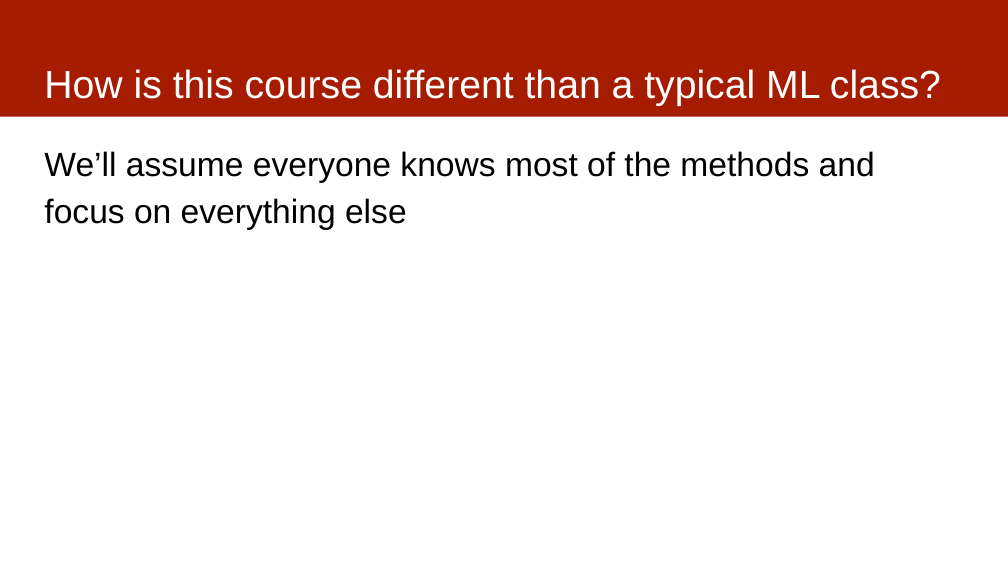
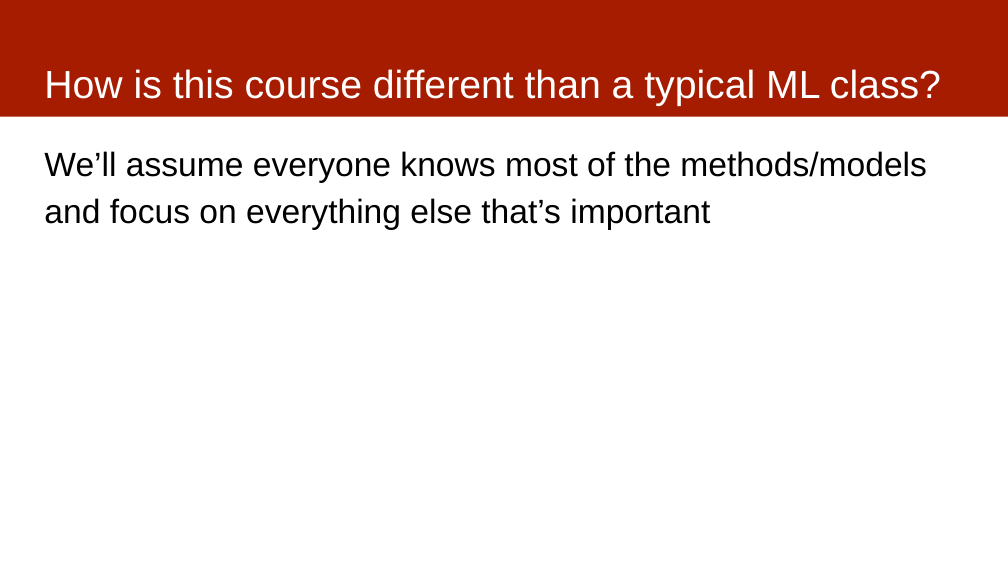
Before and after one commit to dssg/mlforpublicpolicylab, a slide deck: slide 4 of Lectures/01-ClassOverview.pptx. Drawn at 1008x567 pixels with LibreOffice and Linux fonts; fonts in the diff are those of the drawing. Boxes give left, top, right and bottom in pixels: in the first picture for what was removed or moved away, otherwise in the second. Text is boxed around its words. In the diff, an @@ line names an element or a change of style, - is before the commit and + after.

```diff
--- a/Lectures/01-ClassOverview.pptx
+++ b/Lectures/01-ClassOverview.pptx
@@ text at <box>44,151,926,230</box>: text changed @@
-We’ll assume everyone knows most of the methods and focus on everything else
+We’ll assume everyone knows most of the methods/models and focus on everything else that’s important
```
Also in this commit, not shown: 6 other slides changed, 2 other files.
